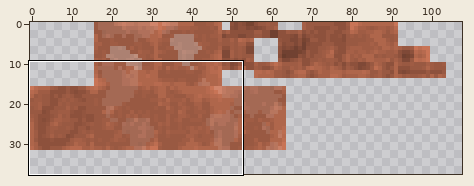
Sprite sheet -- textures/blocks/globe.png. The first picture is a wide view before the edit; the outline marks the close-up.
Close-up. Earlier state:
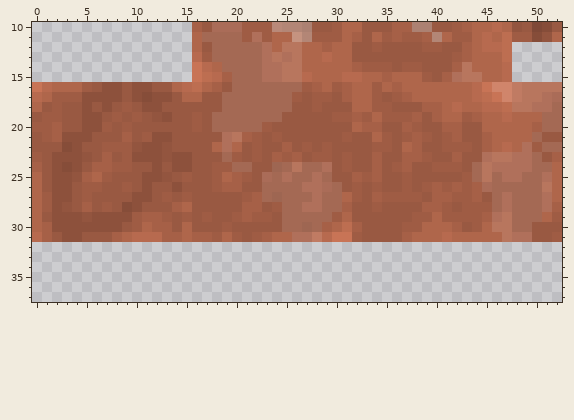
The file is 128x128 pixels. Colours within 5 levels of each other are drawn and written as one. Shown: x 0..52, y 10..37. The wide view leaves out empty margins.
The result:
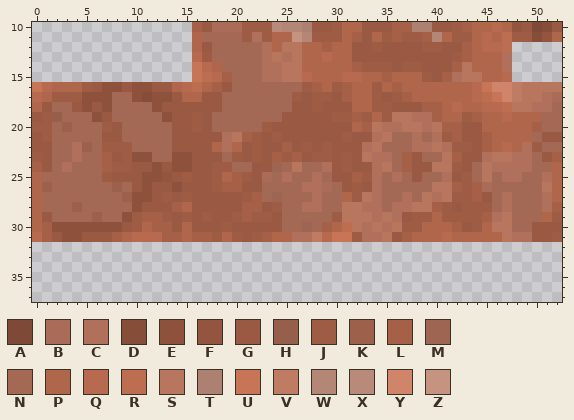
Palette (. is transparent): A #7f4937  B #aa6c58  C #b0705b  D #864d39  E #8d513c  F #93553f  G #995942  H #965f4c  J #9f5c44  K #9d604b  L #a66047  M #9e6652  N #a46954  P #af664b  Q #b76a4f  R #bd6e51  S #b8765e  T #ac8172  U #c87456  V #c07b63  W #b38676  X #b98979  Y #d0856b  Z #c59380
The commit says: изменил глобус
Diff:
Colour D becomes colour C in row 24 at x 3.
Colour E becomes colour C in rows 22 to 23 at x 4.
Colour G becomes colour C in row 19 at x 39; in row 20 at x 35 to 36 and 39; in row 21 at x 40; in row 22 at x 33 and 39; in row 23 at x 35; in row 25 at x 36 and 41.
Colour G becomes colour C in row 28 at x 33 and 36 to 37; in row 29 at x 34 and 36; in row 30 at x 33 and 35; in row 31 at x 33 to 34.
Colour J becomes colour C in row 22 at x 41; in row 26 at x 34; in row 27 at x 37; in row 28 at x 34.
Colour L becomes colour C in row 19 at x 38; in rows 21 to 22 at x 38; in rows 23 to 25 at x 34; in row 27 at x 34 and 40.
Colour P becomes colour C in row 21 at x 34.
Colour Q becomes colour C in row 14 at x 47.
Colour R becomes colour C in row 13 at x 47.
Colour L becomes colour G in row 23 at x 38.
Colour J becomes colour H in row 19 at x 2.
Colour E becomes colour K in row 29 at x 6.
Colour G becomes colour K in row 20 at x 3; in row 22 at x 5; in row 26 at x 1 and 8; in row 27 at x 9; in row 28 at x 4.
Colour D becomes colour N in row 22 at x 3; in row 28 at x 9.
Colour E becomes colour N in row 17 at x 8; in row 18 at x 11; in row 19 at x 5; in row 20 at x 5 to 6; in row 21 at x 3 to 5 and 12 to 13; in row 22 at x 11 to 12.
Colour E becomes colour N in row 23 at x 2 to 3 and 12; in row 24 at x 2 and 4; in rows 25 to 27 at x 2 to 3; in row 28 at x 2; in row 29 at x 2 to 4 and 7 to 8.
Colour F becomes colour N in row 19 at x 12; in row 22 at x 10 and 13; in row 23 at x 5 and 13; in row 25 at x 4; in row 28 at x 3; in row 29 at x 5.
Colour G becomes colour N in row 17 at x 9; in row 18 at x 3, 8 and 10; in row 19 at x 3 to 4, 9 and 11; in row 20 at x 4 and 10 to 13; in row 21 at x 6, 10 and 36; in row 22 at x 2, 6 and 36.
Colour G becomes colour N in row 23 at x 6, 36 and 40; in row 24 at x 5; in row 25 at x 1, 35 and 39 to 40; in row 26 at x 4, 7, 35 to 36 and 38; in row 27 at x 4 and 6 to 8; in row 28 at x 6, 8 and 35.
Colour J becomes colour N in row 18 at x 2 and 9; in row 19 at x 8 and 10; in row 20 at x 9; in row 21 at x 11, 37 and 39; in row 22 at x 35; in row 23 at x 39.
Colour J becomes colour N in row 24 at x 36; in row 25 at x 37; in row 26 at x 5 to 6, 9, 37 and 39; in row 27 at x 1, 5, 35 to 36 and 38; in row 28 at x 1 and 7.
Colour L becomes colour N in row 20 at x 2; in row 21 at x 2 and 9; in row 24 at x 6; in row 25 at x 5; in row 28 at x 5.
Colour P becomes colour N in row 22 at x 37; in row 25 at x 6.
Colour G becomes colour S in row 20 at x 40; in row 22 at x 40; in row 23 at x 33 and 41; in row 24 at x 35; in row 27 at x 33 and 39; in row 28 at x 32 and 38.
Colour G becomes colour S in row 29 at x 32 to 33 and 35; in row 30 at x 34 and 36; in row 31 at x 35.
Colour J becomes colour S in row 19 at x 36 to 37; in row 20 at x 38; in row 21 at x 35; in row 22 at x 34; in row 24 at x 40 to 41; in row 26 at x 41.
Colour L becomes colour S in row 20 at x 34 and 37; in row 26 at x 40; in row 27 at x 41; in row 28 at x 31 and 39; in row 30 at x 32.
Colour P becomes colour S in row 29 at x 31.
Pixel boxes of the changes (left, top, right, bottom) in both close-ups:
changed: (502, 52, 512, 72)
changed: (42, 92, 172, 222)
changed: (342, 112, 452, 242)
